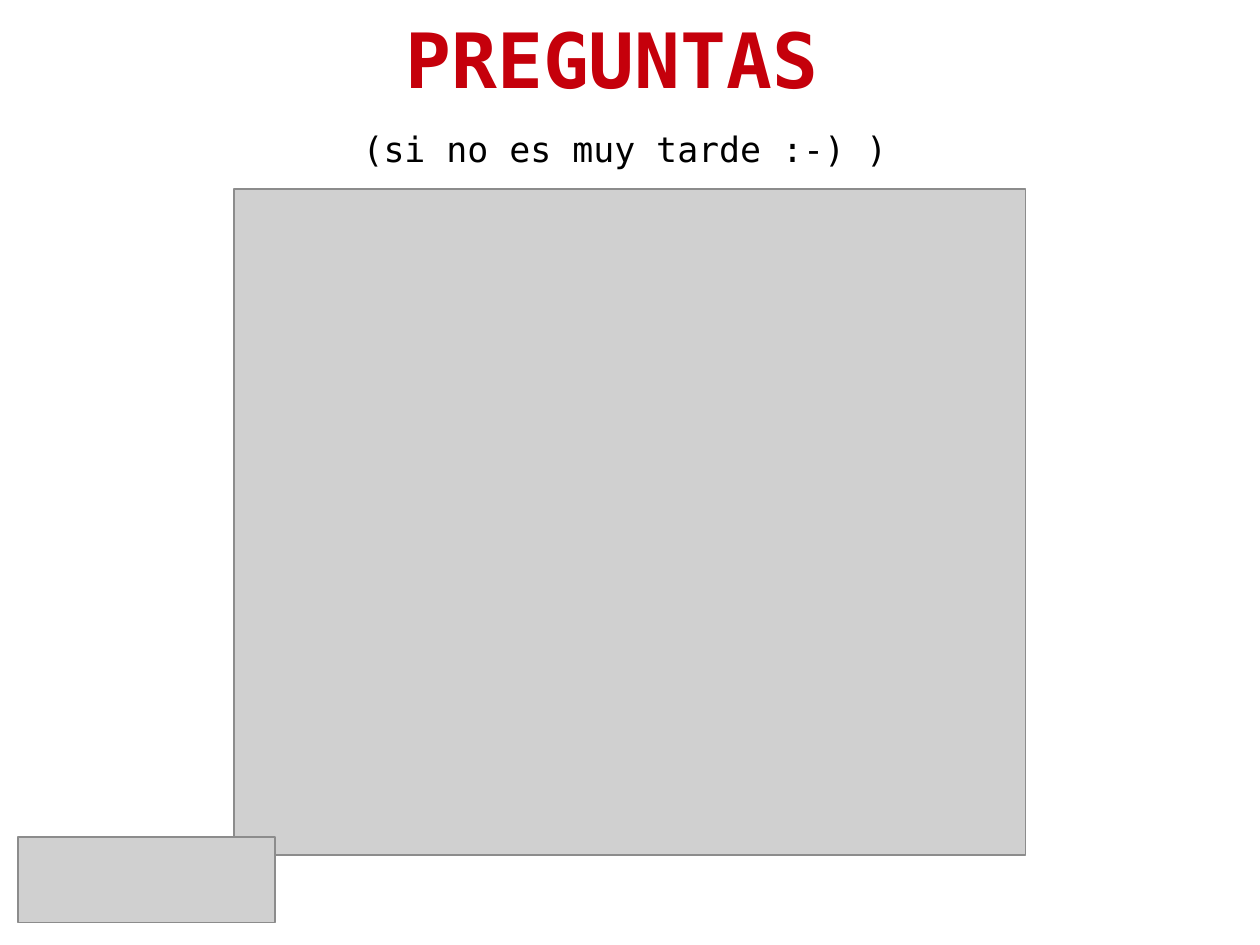
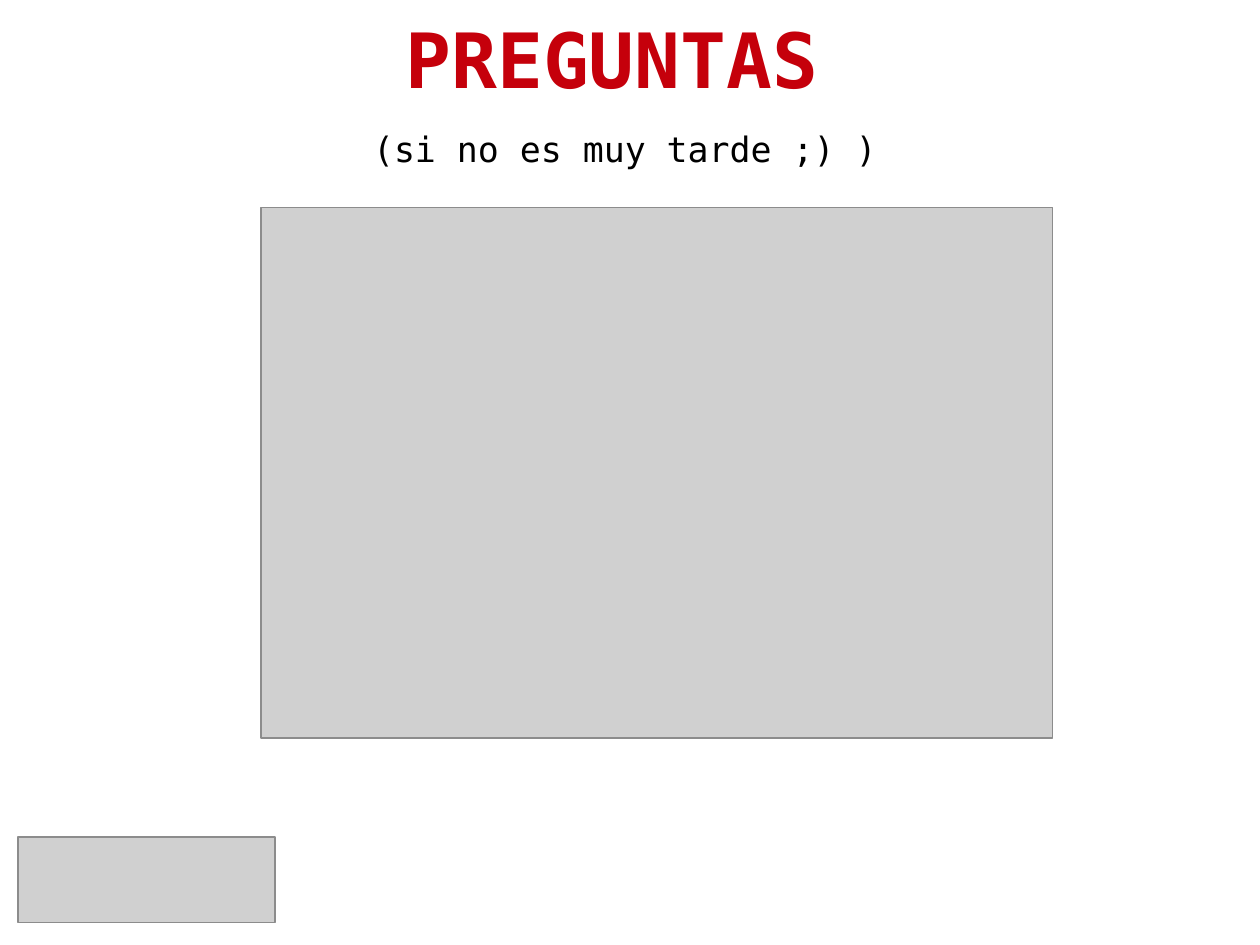
Before and after one commit to gabrielo77/TP_Git-GitHUB_CyR_UTNFRRo_2014, a slide deck: slide 18 of git_github.odp (slide 14 before the commit). Drawn at 1260x945 pixels with LibreOffice and Linux fonts; fonts in the diff are those of the drawing; grey boxes stand for pictures. Boxes give left, top, right and bottom in pixels: in the first picture for what was removed or moved away, otherwise in the second. Text is boxed around its words. In the diff, an @@ line names an element or a change of style, - is before the commit and + after.

```diff
--- a/git_github.odp
+++ b/git_github.odp
@@ text at <box>373,135,772,170</box>: text changed @@
-(si no es muy tarde :-) )
+(si no es muy tarde ;) )
@@ picture: place and size @@
-picture at <box>234,189,1027,855</box>
+picture at <box>261,207,1053,737</box>
```
Also in this commit, not shown: 2 other slides changed, 16 slides added, 13 slides removed, 1 other file.
